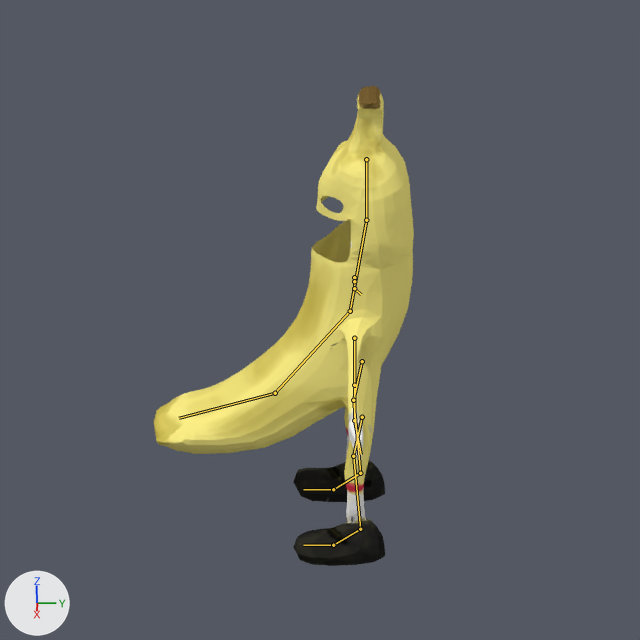
Before and after pictures for a commit that changed the Blender file _blender/bananaV2_rigged.blend.
The view is the same before and after, from the file's camera 'Camera'. Arrows for +X, +Y and +Z are at lower left; the lights stay in place. The bones that bend it are drawn over the model as lines.
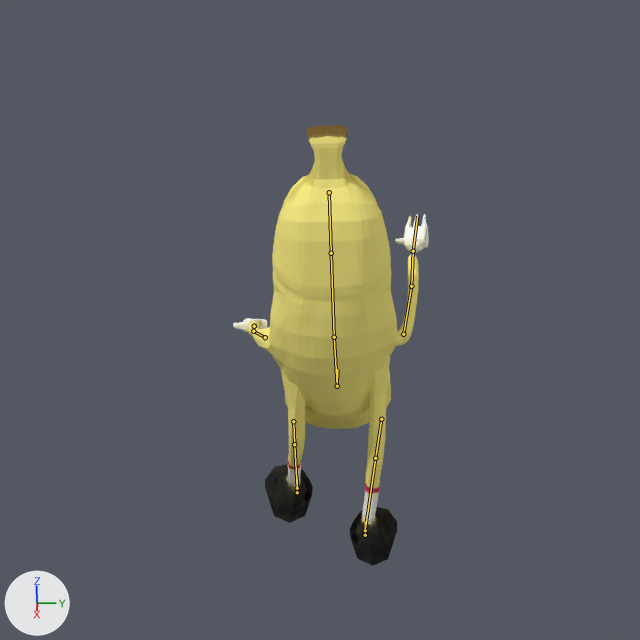
The newer file adds an action. The first version stands in its rest pose; the second is drawn at frame 4 of the action 'climbing'.

What the commit changed:
Bone 'Spine1' (bone_spine1) moves from (0.0, 0.0, 0.0) to (1.32, 0.0, -0.65).
Bone 'Spine1' (bone_spine1) turns from (0, 0, 0) to (90, 88, 90) degrees about its own x, y and z.
Bone 'Arm1.L' (bone_arm1_l) turns from (0, 0, 0) to (70, -10, -52) degrees about its own x, y and z.
Bone 'Arm2.L' (bone_arm2_l) turns from (0, 0, 0) to (-7, 2, -1) degrees about its own x, y and z.
Bone 'Arm1.R' (bone_arm1_r) turns from (0, 0, 0) to (125, 2, 74) degrees about its own x, y and z.
Bone 'Hand.R' (bone_hand_r) turns from (0, 0, 0) to (-3, 150, 11) degrees about its own x, y and z.
Bone 'Spine3' (bone_spine3) moves from (0.0, 0.0, 0.0) to (-1.03, 0.17, 0.21).
Bone 'Spine3' (bone_spine3) turns from (0, 0, 0) to (-51, 49, -90) degrees about its own x, y and z.
Bone 'Leg1.L' (bone_leg1_l) moves from (0.0, 0.0, 0.0) to (0.34, -0.01, 0.0).
Bone 'Leg1.R' (bone_leg1_r) moves from (0.0, 0.0, 0.0) to (-0.32, -0.01, 0.0).
Bone 'Pole.L' (bone_pole_l) moves from (0.0, 0.0, 0.0) to (1.48, -0.39, 0.0).
Bone 'Pole.L' (bone_pole_l) turns from (0, 0, 0) to (0, 0, -90) degrees about its own x, y and z.
Bone 'Target.L' (bone_target_l) moves from (0.0, 0.0, 0.0) to (-1.91, -1.07, -1.12).
Bone 'Target.L' (bone_target_l) turns from (0, 0, 0) to (0, 0, -90) degrees about its own x, y and z.
Bone 'Pole.R' (bone_pole_r) moves from (0.0, 0.0, 0.0) to (-0.73, -1.65, 0.0).
Bone 'Pole.R' (bone_pole_r) turns from (0, 0, 0) to (0, 0, -90) degrees about its own x, y and z.
Bone 'Target.R' (bone_target_r) moves from (0.0, 0.0, 0.0) to (2.32, 0.08, 0.0).
Bone 'Target.R' (bone_target_r) turns from (0, 0, 0) to (0, 0, -90) degrees about its own x, y and z.

Changed parts and their boxes (x1, y1, x2, y2) in the pictures (640 x 640 px):
'Plane', posed (25% narrower, 8% shorter)
    before: (154, 86, 414, 566)
    after: (233, 125, 429, 566)
bone 'Spine1', root to tip
    before: (366, 159) to (366, 220)
    after: (329, 192) to (331, 253)
bone 'Arm1.L', root to tip
    before: (354, 338) to (354, 385)
    after: (265, 337) to (253, 331)
bone 'Arm2.L', root to tip
    before: (354, 385) to (354, 420)
    after: (253, 331) to (254, 326)
bone 'Arm1.R', root to tip
    before: (354, 277) to (354, 281)
    after: (403, 334) to (411, 286)
bone 'Hand.R', root to tip
    before: (354, 288) to (361, 294)
    after: (413, 251) to (417, 216)
bone 'Spine3', root to tip
    before: (350, 311) to (275, 393)
    after: (334, 337) to (337, 386)
bone 'Leg1.L', root to tip
    before: (362, 417) to (353, 456)
    after: (293, 421) to (294, 444)
bone 'Leg1.R', root to tip
    before: (362, 361) to (353, 400)
    after: (381, 419) to (375, 458)
